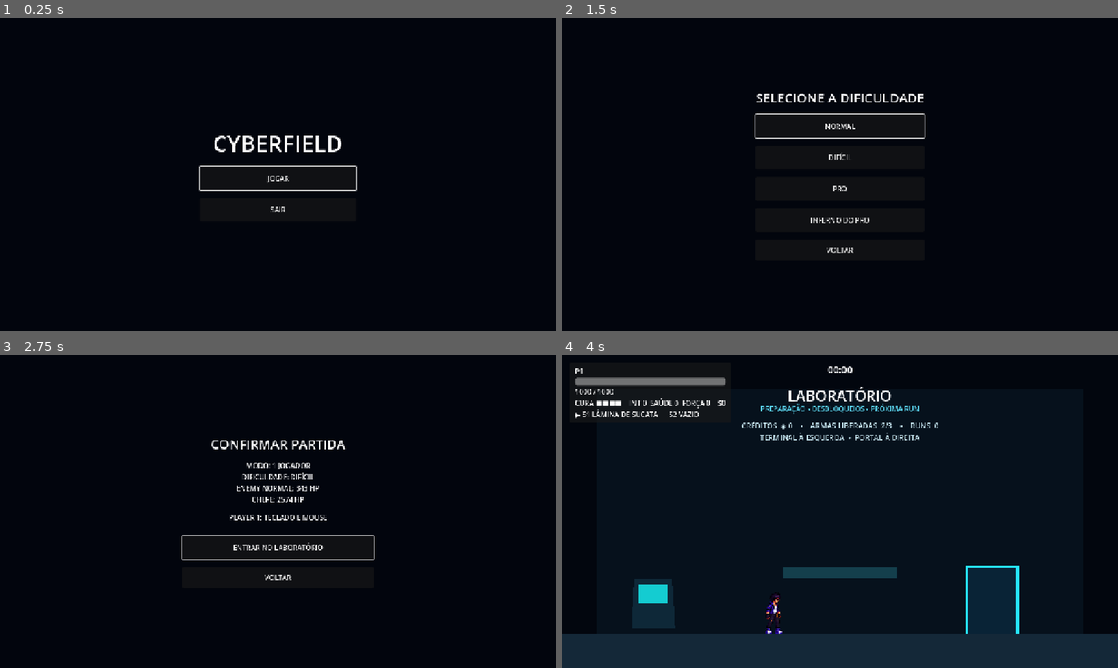
Above: before the commit, frames 1-4 (two rows, left to right).
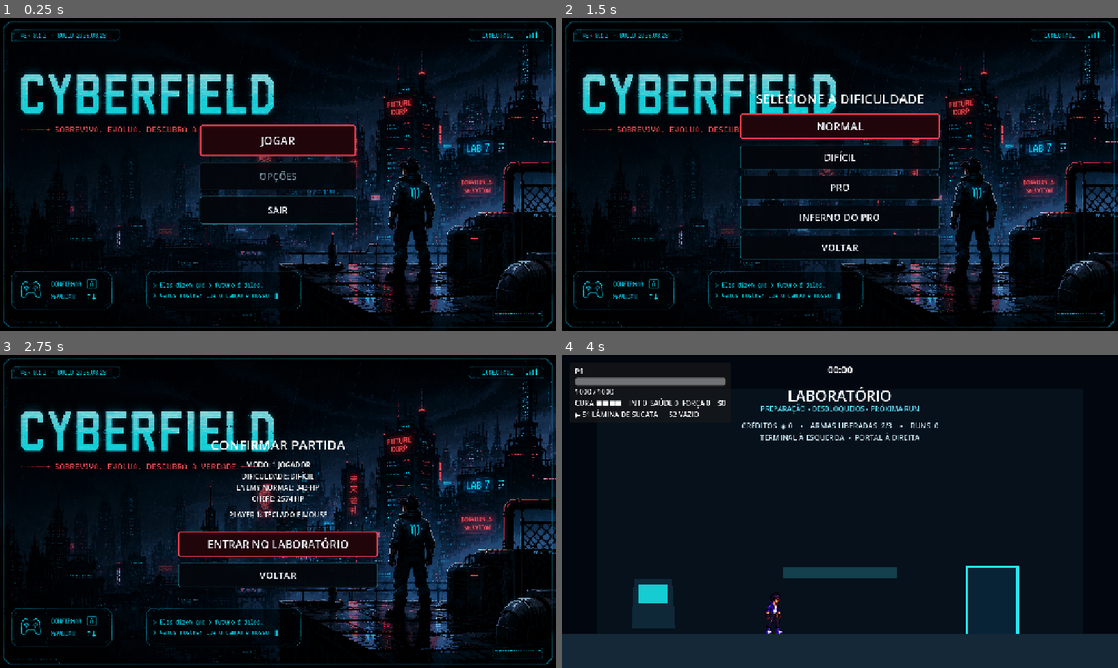
Above: after the commit, the same moments.

Repository: kinho0714/Cyberfield
Game: Godot game, scene res://scene/main.tscn
Same seed, same stepped clock (60 frames per second), same inputs: the game is played once before the commit and once after it.
Inputs (mouse positions are in pixels of both pictures, inside the frame that each line leads up to):
- Up to frame 1 (0.25 s): no input
- Up to frame 2 (1.5 s): click "JOGAR" at 0.5 s; click "1 JOGADOR" at 1.25 s
- Up to frame 3 (2.75 s): click "DIFÍCIL" at 2 s
- Up to frame 4 (4 s): click "ENTRAR NO LABORATÓRIO" at 2.75 s; tap Enter at 3.5 s; move the mouse to (962, 495) at 3.52 s; press the mouse at (962, 495) at 3.53 s; hold D (right) from 3.53 s (still down); tap W (jump) at 3.77 s

The runs differ from the first frame. In frame 1, 23% of the frame differs, in the area x 0-100%, y 1-99%; in frame 2, 19%; in frame 3, 22%; in frame 4, nothing differs.

Commit message:
Visual pass main menu and pre-run flow

Diff:
--- a/scene/main.tscn
+++ b/scene/main.tscn
@@ -1,4 +1,7 @@
-[gd_scene load_steps=18 format=3 uid="uid://b3x4ydn1pkenx"]
+[gd_scene load_steps=20 format=3 uid="uid://b3x4ydn1pkenx"]
+
+[ext_resource type="Texture2D" path="res://assets/Cyberfield_MainMenu_Background_1280x720.png" id="menu_bg"]
+[ext_resource type="Script" path="res://scene/main_menu_alive.gd" id="menu_alive"]
 
 [ext_resource type="Script" path="res://scene/room_manager.gd" id="1_manager"]
 [ext_resource type="Script" path="res://scene/run_manager.gd" id="3_run"]
@@ -100,7 +103,29 @@
 anchor_bottom = 1.0
 grow_horizontal = 2
 grow_vertical = 2
-color = Color(0.01, 0.02, 0.05, 1)
+color = Color(0, 0, 0, 1)
+
+[node name="Background" type="TextureRect" parent="ModeSelect/Overlay"]
+layout_mode = 1
+anchors_preset = 15
+anchor_right = 1.0
+anchor_bottom = 1.0
+grow_horizontal = 2
+grow_vertical = 2
+mouse_filter = 2
+texture = ExtResource("menu_bg")
+expand_mode = 1
+stretch_mode = 6
+
+[node name="Shade" type="ColorRect" parent="ModeSelect/Overlay"]
+layout_mode = 1
+anchors_preset = 15
+anchor_right = 1.0
+anchor_bottom = 1.0
+grow_horizontal = 2
+grow_vertical = 2
+mouse_filter = 2
+color = Color(0, 0.01, 0.025, 0.16)
 
 [node name="Center" type="CenterContainer" parent="ModeSelect/Overlay"]
 layout_mode = 1
@@ -112,28 +137,39 @@
 
 [node name="MainPage" type="VBoxContainer" parent="ModeSelect/Overlay/Center"]
 layout_mode = 2
-theme_override_constants/separation = 18
+theme_override_constants/separation = 14
+script = ExtResource("menu_alive")
 
 [node name="Title" type="Label" parent="ModeSelect/Overlay/Center/MainPage"]
+visible = false
 layout_mode = 2
 text = "CYBERFIELD"
 horizontal_alignment = 1
 theme_override_font_sizes/font_size = 52
 
 [node name="Play" type="Button" parent="ModeSelect/Overlay/Center/MainPage"]
-custom_minimum_size = Vector2(360, 54)
+custom_minimum_size = Vector2(360, 72)
 layout_mode = 2
 text = "JOGAR"
 
+[node name="Options" type="Button" parent="ModeSelect/Overlay/Center/MainPage"]
+custom_minimum_size = Vector2(360, 64)
+layout_mode = 2
+text = "OPÇÕES"
+disabled = true
+tooltip_text = "Em breve"
+
 [node name="Quit" type="Button" parent="ModeSelect/Overlay/Center/MainPage"]
-custom_minimum_size = Vector2(360, 54)
+custom_minimum_size = Vector2(360, 64)
 layout_mode = 2
 text = "SAIR"
 
 [node name="PlayersPage" type="VBoxContainer" parent="ModeSelect/Overlay/Center"]
 visible = false
-layout_mode = 2
-theme_override_constants/separation = 18
+custom_minimum_size = Vector2(460, 0)
+layout_mode = 2
+theme_override_constants/separation = 14
+script = ExtResource("menu_alive")
 
 [node name="Title" type="Label" parent="ModeSelect/Overlay/Center/PlayersPage"]
 layout_mode = 2
@@ -165,8 +201,10 @@
 
 [node name="DifficultyPage" type="VBoxContainer" parent="ModeSelect/Overlay/Center"]
 visible = false
-layout_mode = 2
-theme_override_constants/separation = 18
+custom_minimum_size = Vector2(460, 0)
+layout_mode = 2
+theme_override_constants/separation = 14
+script = ExtResource("menu_alive")
 
 [node name="Title" type="Label" parent="ModeSelect/Overlay/Center/DifficultyPage"]
 layout_mode = 2
@@ -201,8 +239,10 @@
 
 [node name="ConfirmPage" type="VBoxContainer" parent="ModeSelect/Overlay/Center"]
 visible = false
-layout_mode = 2
-theme_override_constants/separation = 18
+custom_minimum_size = Vector2(460, 0)
+layout_mode = 2
+theme_override_constants/separation = 14
+script = ExtResource("menu_alive")
 
 [node name="Title" type="Label" parent="ModeSelect/Overlay/Center/ConfirmPage"]
 layout_mode = 2
--- /dev/null
+++ b/scene/main_menu_alive.gd
@@ -0,0 +1,65 @@
+extends VBoxContainer
+
+const RED := Color("ff3b4f")
+const CYAN := Color("39dff2")
+const WHITE := Color("f2f7ff")
+const DIM := Color("7894a3")
+const DARK := Color(0.012, 0.025, 0.045, 0.94)
+
+
+func _ready() -> void:
+	for child in get_children():
+		if child is Button:
+			var button := child as Button
+			button.focus_mode = Control.FOCUS_ALL
+			button.mouse_entered.connect(_focus_button.bind(button))
+			button.focus_entered.connect(_refresh)
+			button.focus_exited.connect(_refresh)
+			button.button_down.connect(_refresh)
+			button.button_up.connect(_refresh)
+	call_deferred("_refresh")
+
+
+func _focus_button(button: Button) -> void:
+	if not button.disabled:
+		button.grab_focus()
+
+
+func _refresh() -> void:
+	for child in get_children():
+		if child is Button:
+			_apply_button(child as Button)
+
+
+func _apply_button(button: Button) -> void:
+	var selected := button.has_focus() and not button.disabled
+	var normal := _make_style(false, button.disabled)
+	var active := _make_style(true, false)
+
+	button.add_theme_stylebox_override("normal", normal)
+	button.add_theme_stylebox_override("hover", active)
+	button.add_theme_stylebox_override("focus", active)
+	button.add_theme_stylebox_override("pressed", active)
+	button.add_theme_stylebox_override("disabled", _make_style(false, true))
+	button.add_theme_color_override("font_color", WHITE)
+	button.add_theme_color_override("font_hover_color", WHITE)
+	button.add_theme_color_override("font_focus_color", WHITE)
+	button.add_theme_color_override("font_pressed_color", WHITE)
+	button.add_theme_color_override("font_disabled_color", DIM)
+	button.add_theme_font_size_override("font_size", 25 if selected else 22)
+
+
+func _make_style(selected: bool, disabled: bool) -> StyleBoxFlat:
+	var style := StyleBoxFlat.new()
+	style.bg_color = Color(0.13, 0.025, 0.045, 0.96) if selected else DARK
+	style.border_color = RED if selected else (Color(0.2, 0.32, 0.38, 0.55) if disabled else CYAN.darkened(0.5))
+	style.set_border_width_all(3 if selected else 1)
+	style.corner_radius_top_left = 5
+	style.corner_radius_top_right = 5
+	style.corner_radius_bottom_left = 5
+	style.corner_radius_bottom_right = 5
+	style.content_margin_left = 24.0
+	style.content_margin_right = 24.0
+	style.content_margin_top = 12.0
+	style.content_margin_bottom = 12.0
+	return style
Binary file added: assets/Cyberfield_MainMenu_Background_1280x720.png
